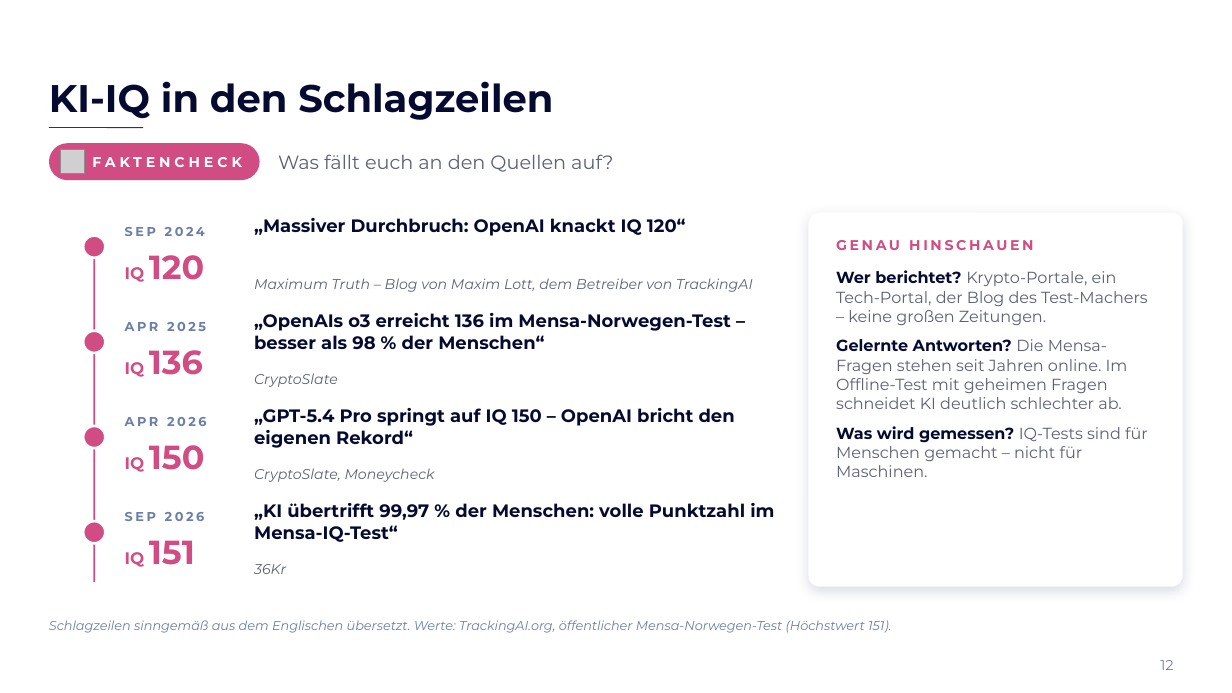
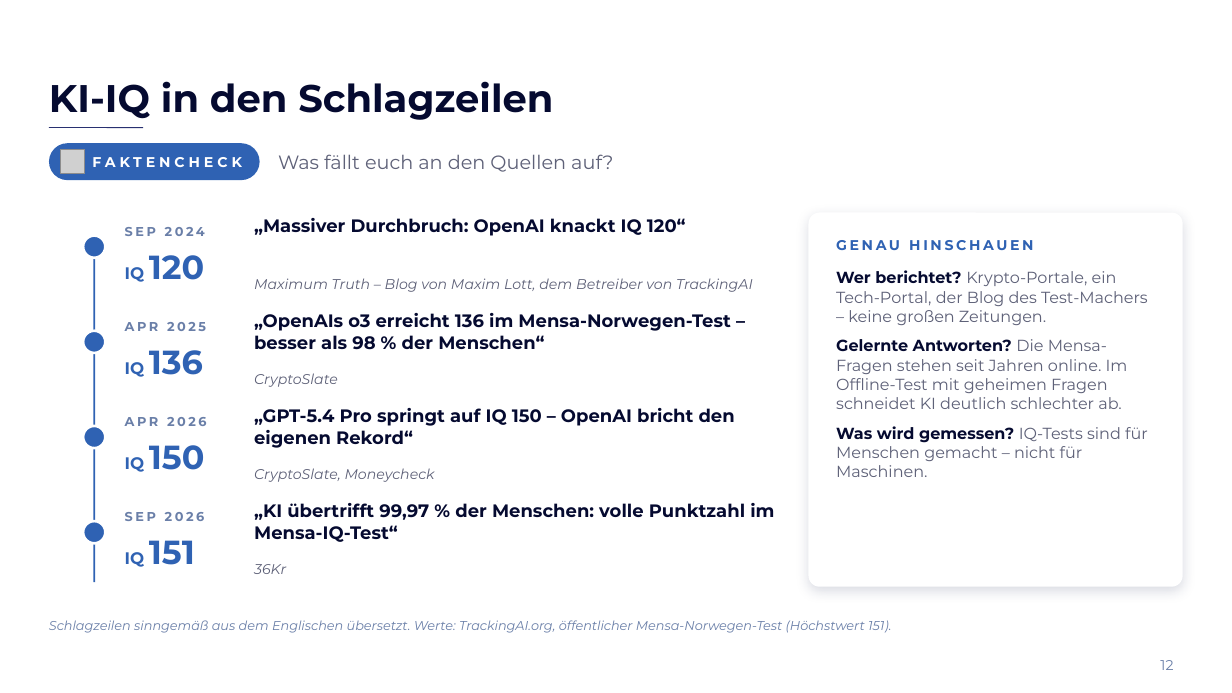
Before and after one commit to elias762/Advisory-board, a slide deck: slide 12 of ki-tag-gymnasium-sued/KI-Tag_Gymnasium-Sued_Impulsvortrag.pptx. Drawn at 1232x693 pixels with LibreOffice and Linux fonts; fonts in the diff are those of the drawing; grey boxes stand for pictures; background and template pictures are left out. Boxes give left, top, right and bottom in pixels: in the first picture for what was removed or moved away, otherwise in the second. Text is boxed around its words. In the diff, an @@ line names an element or a change of style, - is before the commit and + after.

```diff
--- a/ki-tag-gymnasium-sued/KI-Tag_Gymnasium-Sued_Impulsvortrag.pptx
+++ b/ki-tag-gymnasium-sued/KI-Tag_Gymnasium-Sued_Impulsvortrag.pptx
@@ fill #D24C84 to #2F62B3 in 5 elements at [83, 236, 105, 258], [83, 331, 105, 353], [83, 426, 105, 448], [83, 521, 105, 543], [49, 143, 260, 180] @@
@@ line (94, 236) - (94, 582): stroke #D24C84 1.5 pt to #2F62B3 1.5 pt @@
@@ text colour #D24C84 to #2F62B3 in 5 elements at [125, 255, 204, 282], [125, 350, 203, 377], [125, 445, 205, 472], [125, 540, 195, 567], [836, 240, 1033, 250] @@
```
Also in this commit, not shown: 22 other slides changed, 11 slides added, 1 slide removed, 1 other file.
